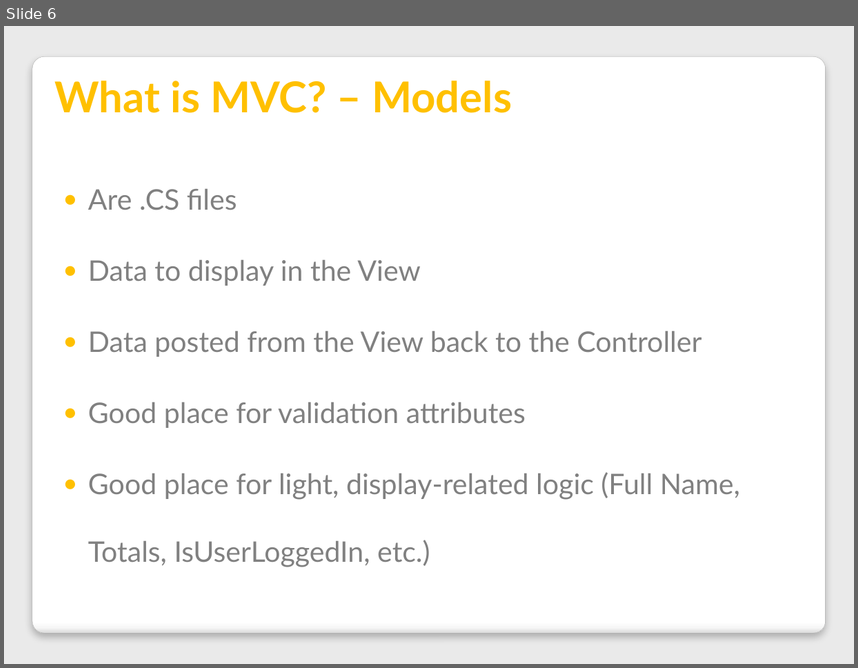
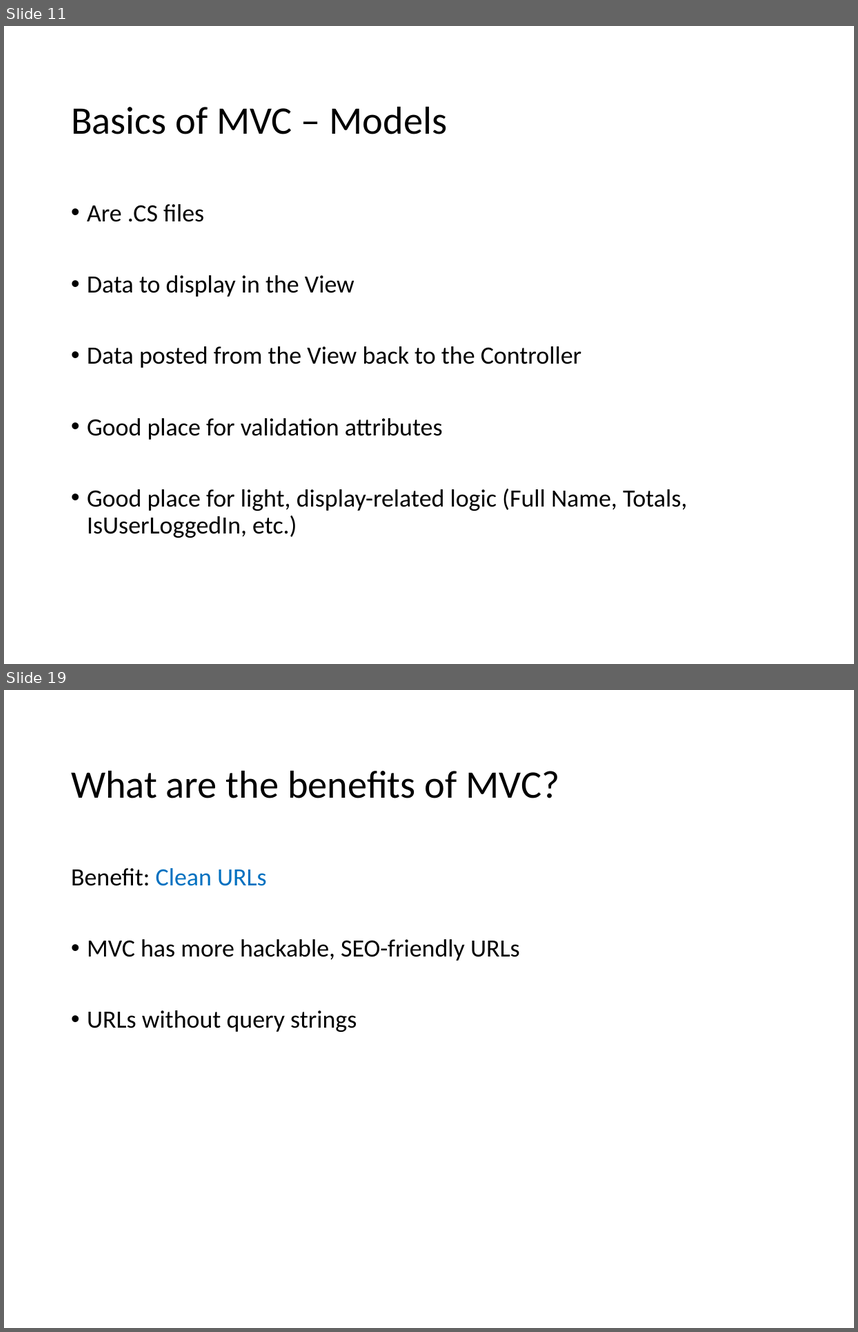
Before and after one commit to VolareSoftware/Presentations, a slide deck: Intro to MVC and Web API - Denver Dev Days/Introduction to MVC and Web API.pptx. Shown one above the other, each under a label of ours: slide 6 before the commit, slides 11 and 19 after it; the slides between them are not shown. The pictures are 858x668 and 858x1332 pixels, drawn with LibreOffice and Linux fonts; fonts in the diff are those of the drawing. Boxes give left, top, right and bottom in pixels: in the first picture for what was removed or moved away, otherwise in the second. Text is boxed around its words. In the diff, an @@ line names an element or a change of style, - is before the commit and + after.

Commit message:
updaate styles and grab old content, still need to update and add new stuff

```diff
--- a/Intro to MVC and Web API - Denver Dev Days/Introduction to MVC and Web API.pptx
+++ b/Intro to MVC and Web API - Denver Dev Days/Introduction to MVC and Web API.pptx
@@ slide 19 added at [4, 690, 854, 1328], background #FFFFFF @@
@@ title added at [71, 770, 559, 798], 33 pt, text #000000 @@
+What are the benefits of MVC?
@@ text added at [71, 868, 520, 1032], 21 pt, text #000000 @@
+Benefit: Clean URLs
+• MVC has more hackable, SEO-friendly URLs
+• URLs without query strings
@@ what was slide 6 is now slide 11 @@
@@ slide 11 changed as well @@
@@ background #EAEAEA to #FFFFFF @@
@@ rounded rectangle removed at [32, 56, 825, 633] @@
@@ title "Basics of MVC – Models" at [71, 106, 447, 134]: vertical alignment bottom to middle @@
@@ title at [71, 106, 447, 134]: text changed; size 36 to 33 pt; font Lato to Calibri; text colour #FFC000 to #000000; bold off @@
-What is MVC? – Models
+Basics of MVC – Models
@@ text "Are .CS files": place and size @@
-text "Are .CS files" at [88, 189, 740, 567]
+text "Are .CS files" at [87, 204, 687, 537]
@@ text "Are .CS files" at [87, 204, 687, 537]: size 24 to 21 pt, font Lato to Calibri, text colour #808080 to #000000; bullet ● to •; line spacing 2 to 0.9; more space between paragraphs @@
```
Also in this commit, not shown: 14 other slides changed, 9 other slides added, 8 slides removed.
